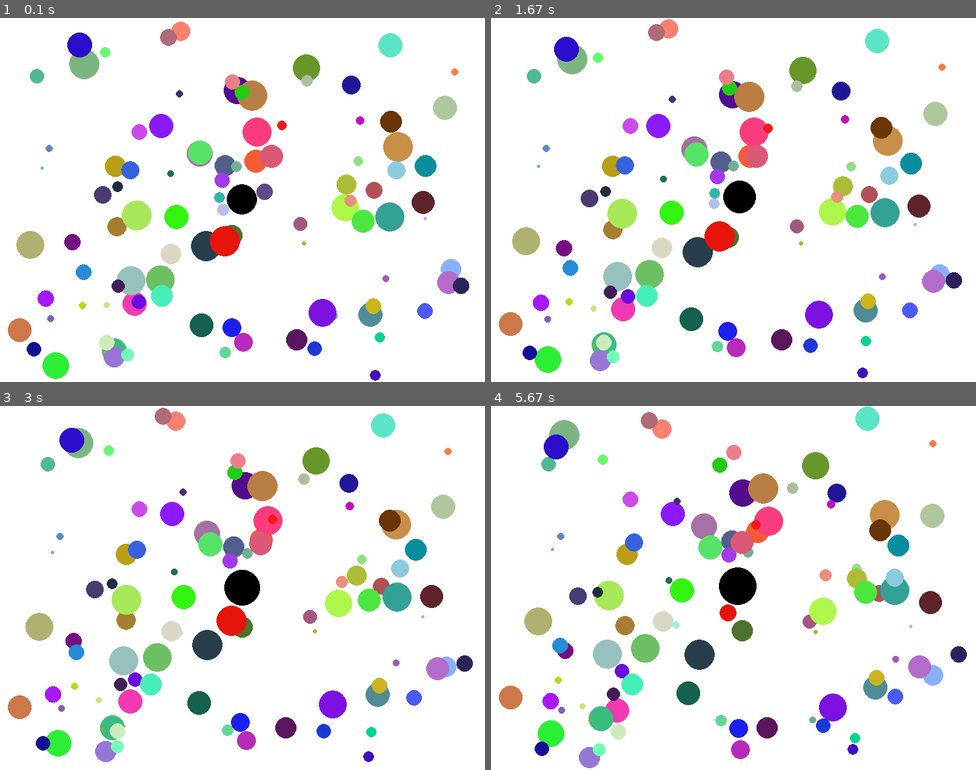
Above: before the commit, frames 1-4 (two rows, left to right).
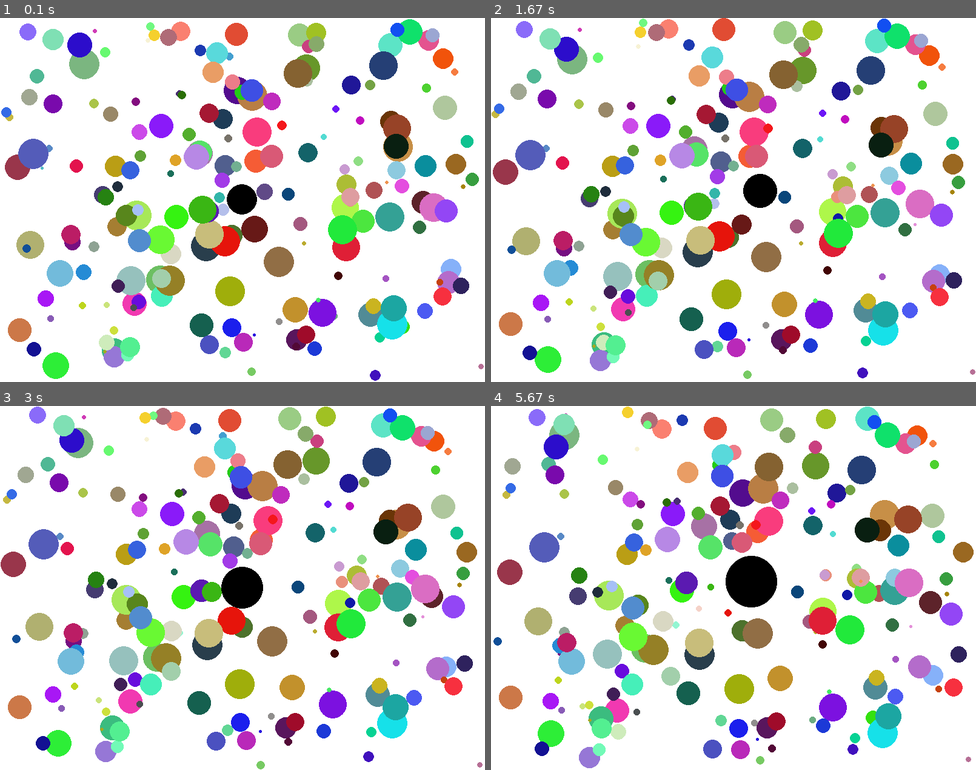
Above: after the commit, the same moments.

Repository: sps-trutnov/cviceni-1ep-sk1-pygame
Game: pygame game, started from src/minihra_zrani_micku.py
Same seed, same stepped clock (60 frames per second), same inputs: the game is played once before the commit and once after it.
Inputs:
- Up to frame 1 (0.1 s): no input
- Up to frame 2 (1.67 s): hold Right 0.33-0.8 s; hold Up 0.83-1.13 s; hold Right 1.17-1.63 s
- Up to frame 3 (3 s): hold Left 1.67-2.2 s; hold Down 2.23-2.53 s; hold Left 2.57-2.97 s
- Up to frame 4 (5.67 s): hold Up 3-3.37 s; hold Right 3.4-4.03 s; hold Down 4.07-4.43 s; hold Left 4.47-4.93 s; hold Right 4.97-5.43 s; hold Up from 5.47 s (still down)

The runs differ from the first frame. In frame 1, 14% of the frame differs, in the area x 0-100%, y 0-99%; in frame 2, 14%; in frame 3, 14%; in frame 4, 15%.

Commit message:
Omezení zvětšování hráče při překročení velikosti okna

Diff:
--- a/src/minihra_zrani_micku.py
+++ b/src/minihra_zrani_micku.py
@@ -13,8 +13,8 @@
 max_velikost_micku = 50
 max_rychlost_micku = 0.1
 
-rychlost_hrace = 0.2
-pocet_micku = 100
+rychlost_hrace = 0.8
+pocet_micku = 200
 
 # pomocne podprogramy
 def vypnout_aplikaci():
@@ -120,6 +120,8 @@
     hrac["y"] += vektor_hrace["y"] * hrac["v"]
 
 def zrat_okolni_micky(hrac, micky):
+    prirustek_velikosti = 0
+
     for micek in micky:
         if micek["sezrany"]:
             continue
@@ -136,8 +138,10 @@
         if vzdalenost_stredu < soucet_polomeru:
             rozdil = min(soucet_polomeru - vzdalenost_stredu, micek["w"])
 
-            zvetsit_hrace(hrac, rozdil)
+            prirustek_velikosti += rozdil
             zmensit_micek(micek, rozdil)
+    else:
+        zvetsit_hrace(hrac, prirustek_velikosti)
 
 def obnovit_po_sezrani(hrac, micky):
     for micek in micky:
@@ -150,8 +154,8 @@
     hrac["y"] = (rozmer_okna_y - hrac["h"]) / 2
 
     for micek in micky:
+        micek["sezrany"] = False
         micek["w"] = micek["h"] = random.randint(min_velikost_micku, max_velikost_micku)
-        micek["sezrany"] = False
 
 def zvetsit_hrace(hrac, jak_moc):
     jak_moc = jak_moc / 6
@@ -159,8 +163,11 @@
     hrac["w"] += jak_moc
     hrac["h"] += jak_moc
 
-    hrac["x"] -= jak_moc / 2
-    hrac["y"] -= jak_moc / 2
+    if hrac["w"] > rozmer_okna_x or hrac["h"] > rozmer_okna_y:
+        hrac["w"] = hrac["h"] = min(rozmer_okna_x, rozmer_okna_y)
+    else:
+        hrac["x"] -= jak_moc / 2
+        hrac["y"] -= jak_moc / 2
 
 def zmensit_micek(micek, jak_moc):
     micek["w"] -= jak_moc
@@ -190,9 +197,8 @@
         udrzet_v_okne(micek)
 
     ovladat_hrace(hrac)
+    zrat_okolni_micky(hrac, vsechny_micky)
     udrzet_v_okne(hrac)
-
-    zrat_okolni_micky(hrac, vsechny_micky)
     obnovit_po_sezrani(hrac, vsechny_micky)
 
     okno.fill((255, 255, 255))
